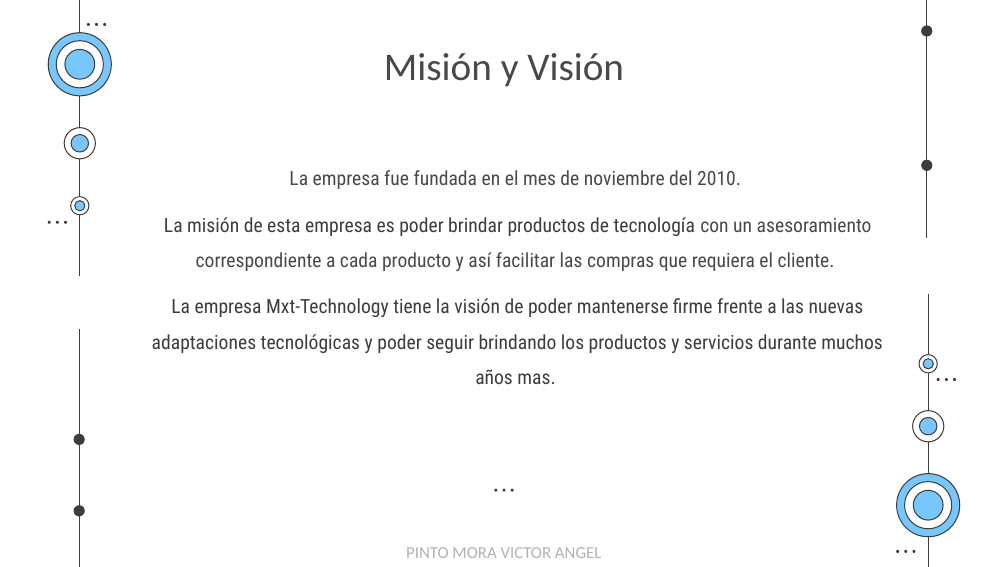
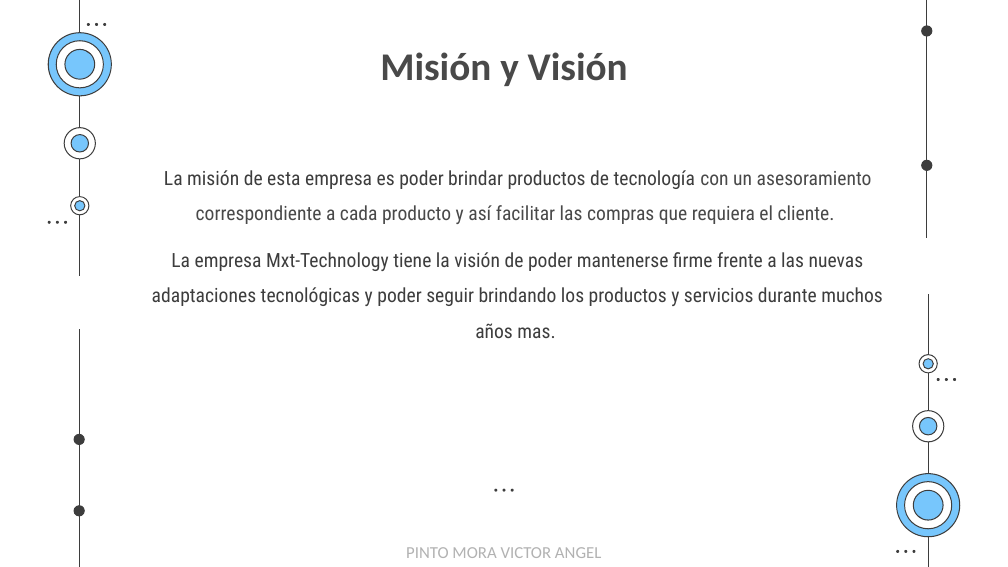
Before and after one commit to EgCooper/Mxt-Technology, a slide deck: slide 5 of Documentacion/Mxt-Technology Presentacion.pptx (slide 4 before the commit). Drawn at 1008x567 pixels with LibreOffice and Linux fonts; fonts in the diff are those of the drawing. Boxes give left, top, right and bottom in pixels: in the first picture for what was removed or moved away, otherwise in the second. Text is boxed around its words. In the diff, an @@ line names an element or a change of style, - is before the commit and + after.

```diff
--- a/Documentacion/Mxt-Technology Presentacion.pptx
+++ b/Documentacion/Mxt-Technology Presentacion.pptx
@@ title "Misión y Visión" at [380, 52, 628, 86]: bold on @@
@@ subtitle at [289, 170, 741, 189]: paragraph removed @@
-La empresa fue fundada en el mes de noviembre del 2010.
```
Also in this commit, not shown: 43 other slides changed, 1 slide added, 12 slides removed, 1 other file.
